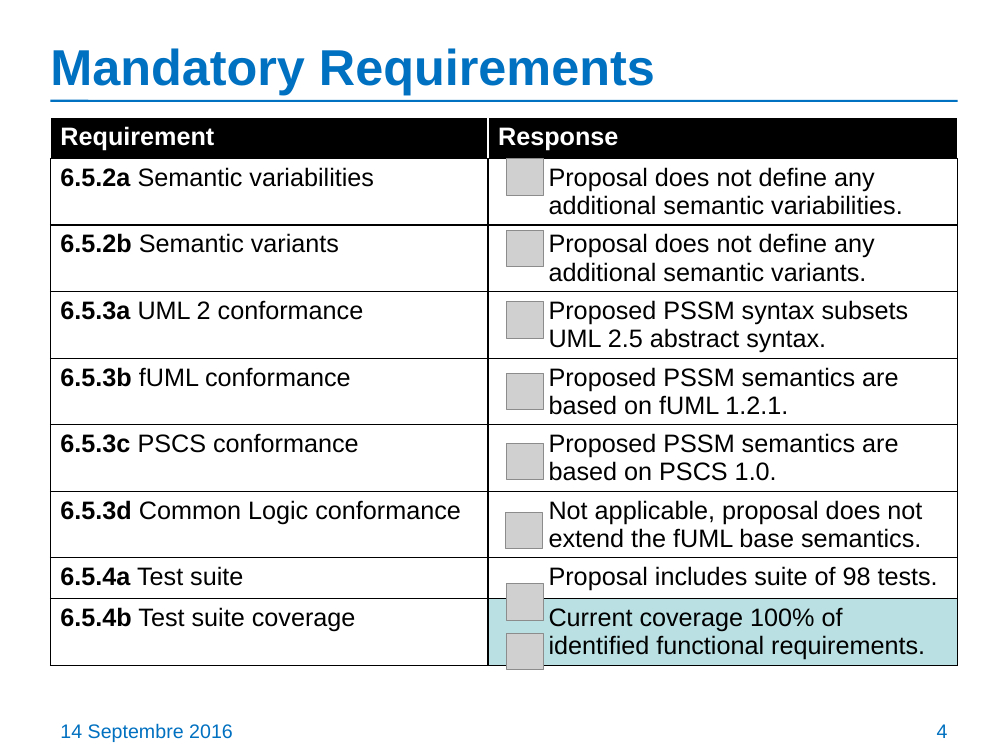
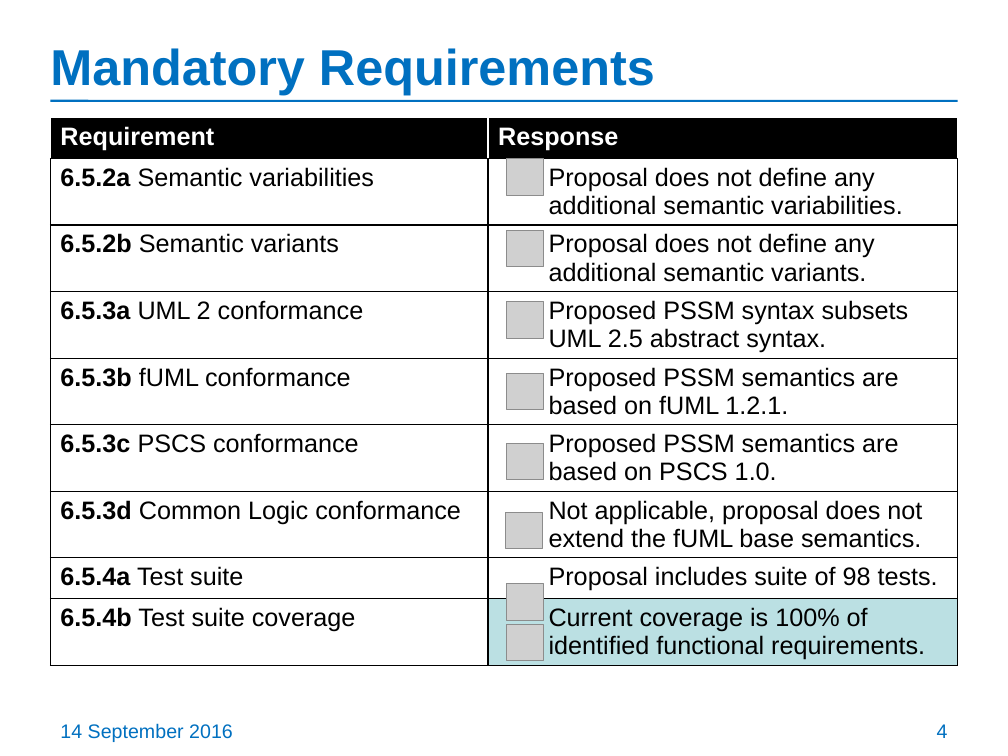
Before and after one commit to ModelDriven/PSSM, a slide deck: slide 4 of Presentations/201609-Chicago-Meeting/PSSM-initial-submission-update.pptx. Drawn at 1008x756 pixels with LibreOffice and Linux fonts; fonts in the diff are those of the drawing; grey boxes stand for pictures. Boxes give left, top, right and bottom in pixels: in the first picture for what was removed or moved away, otherwise in the second. Text is boxed around its words. In the diff, an @@ line names an element or a change of style, - is before the commit and + after.

```diff
--- a/Presentations/201609-Chicago-Meeting/PSSM-initial-submission-update.pptx
+++ b/Presentations/201609-Chicago-Meeting/PSSM-initial-submission-update.pptx
@@ table at (x1=50, y1=118, x2=958, y2=694) @@
-row 9, column 2: Current coverage 100% of identified functional requirements.
+row 9, column 2: Current coverage is 100% of identified functional requirements.
@@ picture moved from (x1=507, y1=633, x2=543, y2=669) to (x1=507, y1=624, x2=543, y2=660) @@
@@ text at (x1=60, y1=723, x2=233, y2=742): text changed @@
-14 Septembre 2016
+14 September 2016
```
Also in this commit, not shown: 74 other slides changed, 2 other files.
